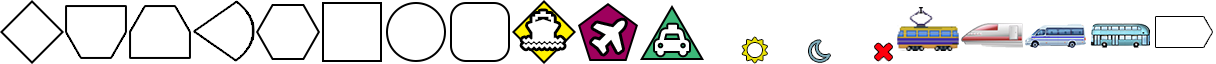
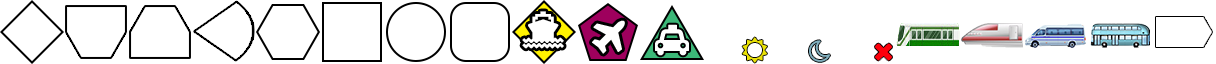
Before/after of a (1216, 64) layered artwork. What changed in the layer stack:
renamed "Layer 2" to "Layer 9", painted on it over (x1=896, y1=7, x2=960, y2=51)
